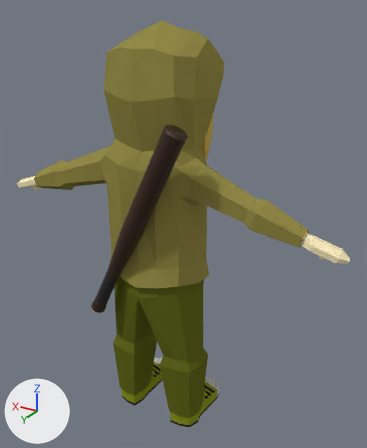
The Blender file Characters/Character/Girl_Yellow.blend as it was, and as the next commit left it.
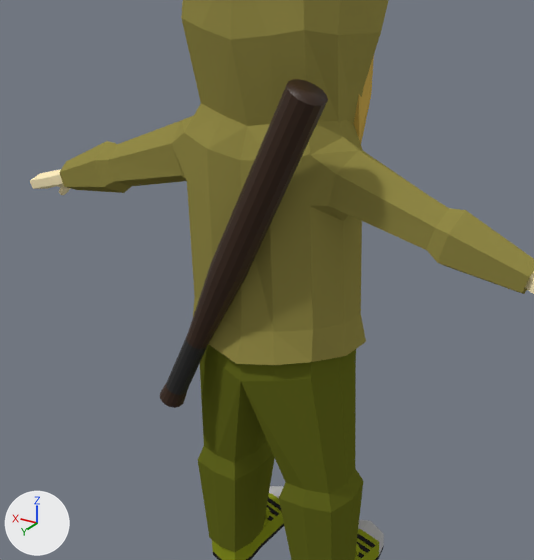
Old and new are each drawn whole from a camera (50 mm lens) standing at (-1.061, 1.632, 1.734) and looking at (-0.063, -0.032, 0.902) and again close up on the part from 0% to 83% of the width and 18% to 89% of the height. Every picture has the same lights, and +X, +Y and +Z are marked at lower left.
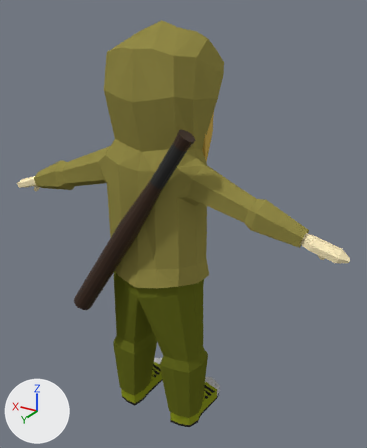
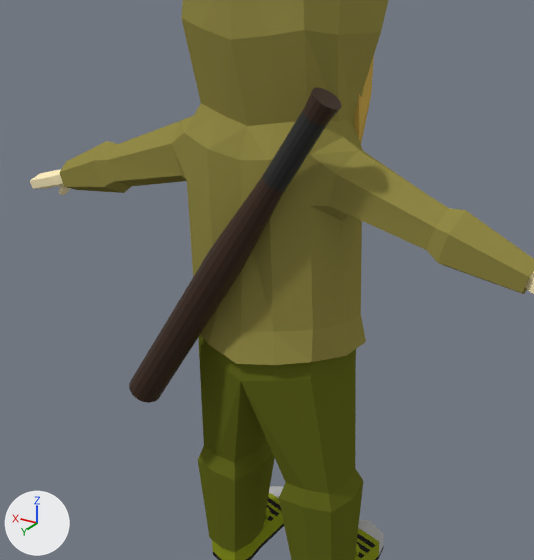
Location of each change, (x1, y1, x2, y2) in pixels of the close-ups (534 x 560 px):
'Cylinder', moved, turned: before (160, 79, 328, 408); after (129, 87, 342, 403)

The change, as a list of edits to the scene's bpy script:
```text
Change ob_cylinder:
    ob_cylinder.location: (0.11, 0.227, 0.745) -> (-0.107, 0.227, 1.156)
    ob_cylinder.rotation_euler: (0.0669, -0.472, -0.232) -> (3.234, 0.562, -2.897)  # degrees (3.8, -27, -13) -> degrees (185, 32, -166)
```
